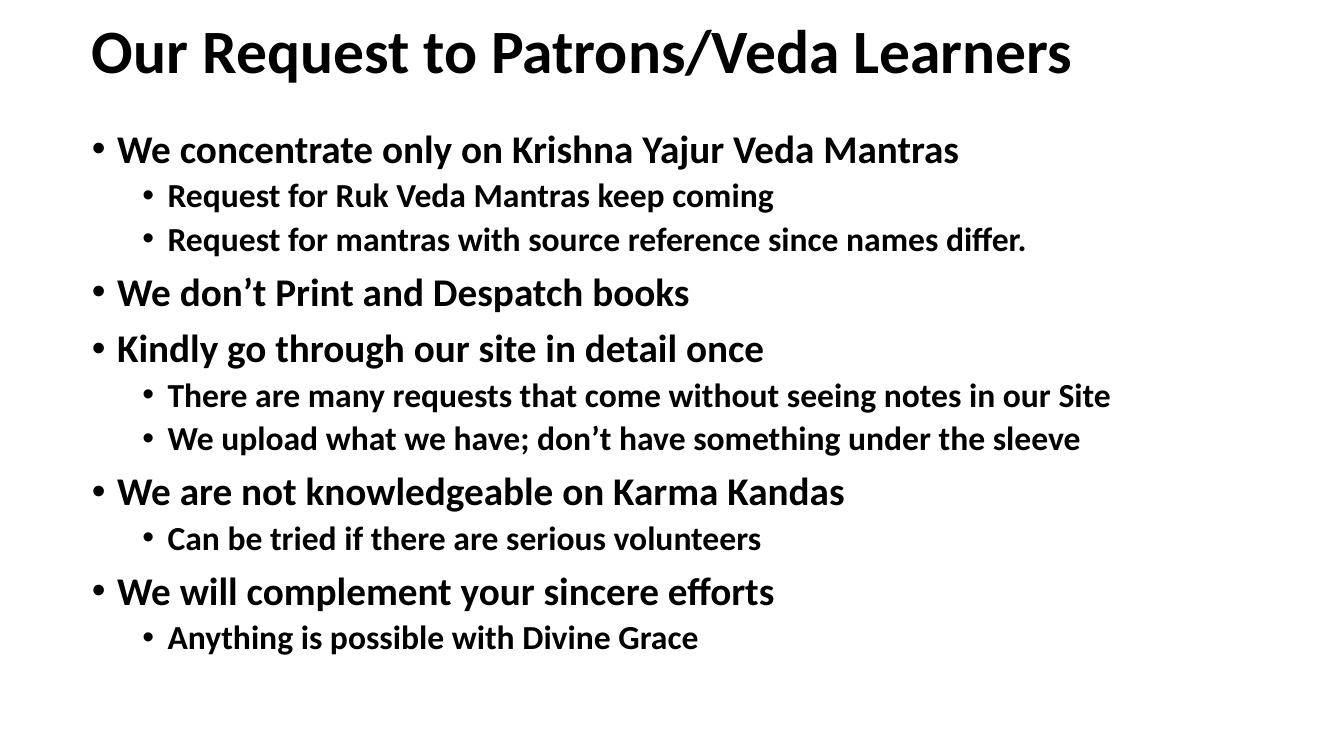
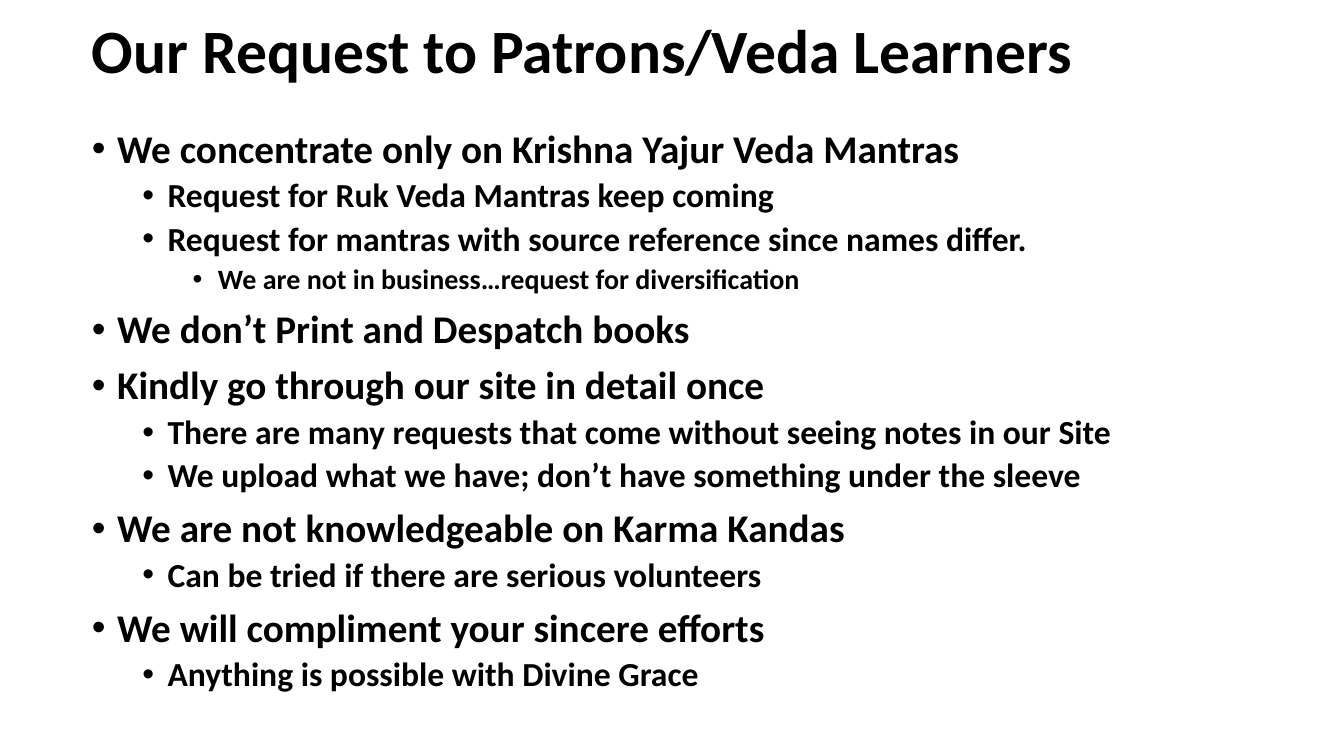
Before and after one commit to KYVeda/texts, a slide deck: slide 6 of Veda Lectures/Veda VMS Introduction.pptx. Drawn at 1344x756 pixels with LibreOffice and Linux fonts; fonts in the diff are those of the drawing. Boxes give left, top, right and bottom in pixels: in the first picture for what was removed or moved away, otherwise in the second. Text is boxed around its words. In the diff, an @@ line names an element or a change of style, - is before the commit and + after.

```diff
--- a/Veda Lectures/Veda VMS Introduction.pptx
+++ b/Veda Lectures/Veda VMS Introduction.pptx
@@ text at (218,269,799,294): paragraph added @@
+    • We are not in business…request for diversification
@@ text at (117,614,764,648): text changed @@
-• We will complement your sincere efforts
+• We will compliment your sincere efforts
```
Also in this commit, not shown: 4 other slides changed, 8 other files.
